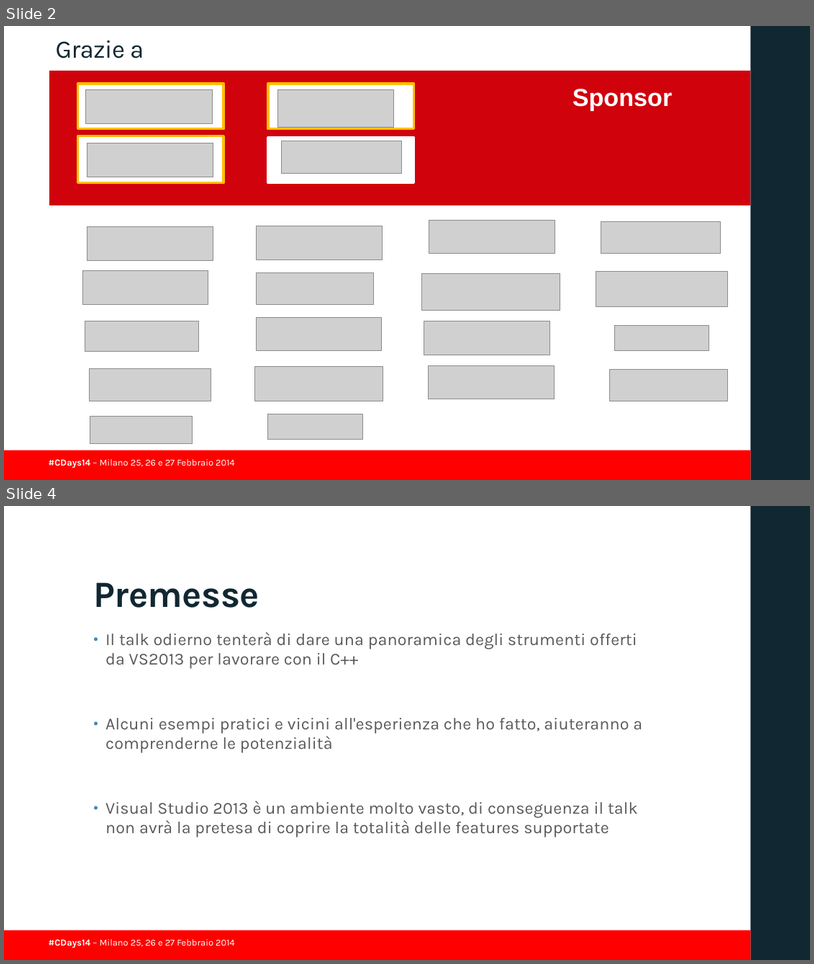
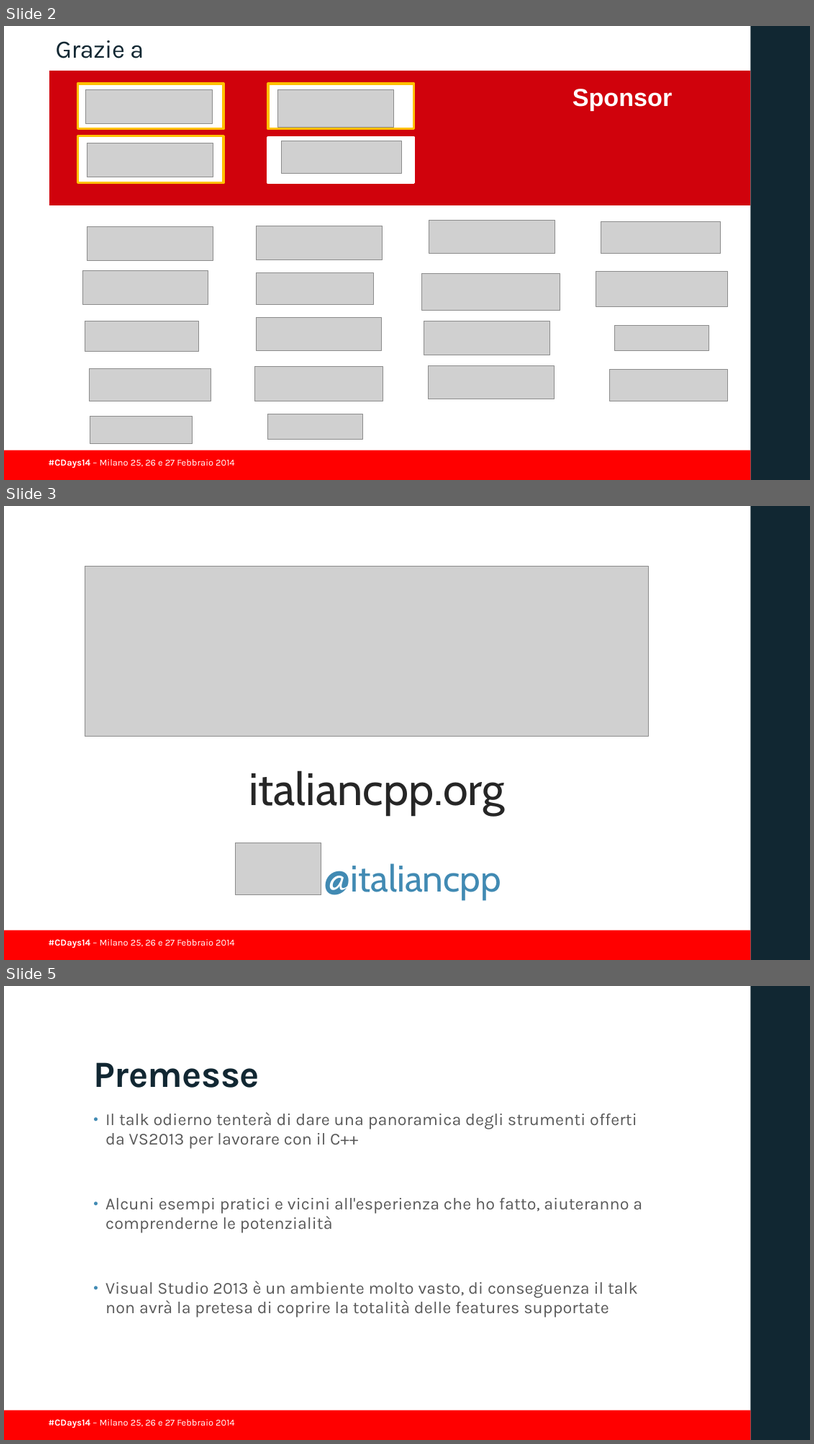
Before and after one commit to guidop/CDays14, a slide deck: presentazioneCDAYS2014.pptx. Shown one above the other, each under a label of ours: slides 2 and 4 before the commit, slides 2, 3 and 5 after it; the slides between them are not shown. The pictures are 814x964 and 814x1444 pixels, drawn with LibreOffice and Linux fonts; fonts in the diff are those of the drawing; grey boxes stand for pictures; background and template pictures are left out. Boxes give left, top, right and bottom in pixels: in the first picture for what was removed or moved away, otherwise in the second. Text is boxed around its words. In the diff, an @@ line names an element or a change of style, - is before the commit and + after.

```diff
--- a/presentazioneCDAYS2014.pptx
+++ b/presentazioneCDAYS2014.pptx
@@ slide 3 added at box(4, 506, 810, 960), background #FFFFFF; not listed: 3 template elements that a slide beside it also shows @@
@@ picture added at box(85, 566, 649, 736) @@
@@ text added at box(249, 770, 505, 899), 54 pt, text #262626 @@
+italiancpp.org
+@italiancpp
@@ picture added at box(236, 842, 322, 895) @@
@@ what was slide 4 is now slide 5 @@
```
Also in this commit, not shown: 9 slides changed, 1 other slide added.
